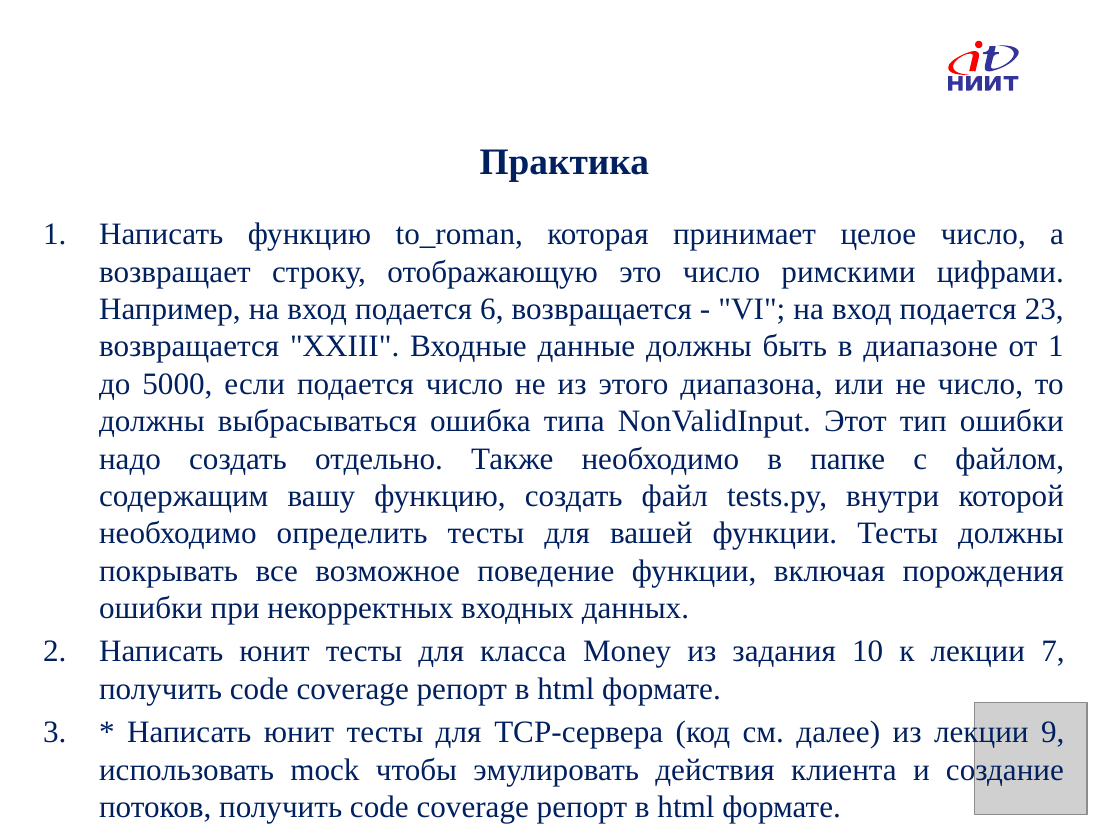
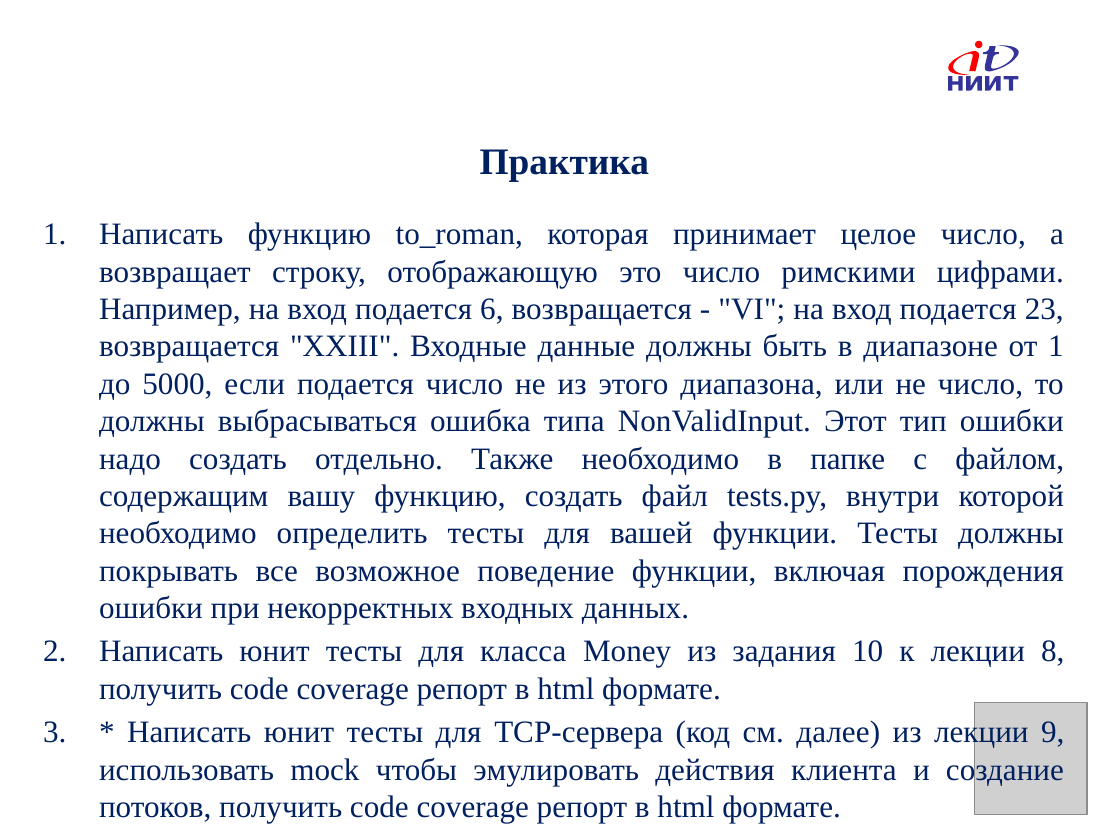
Before and after one commit to IlyaOrlov/PythonCourse, a slide deck: slide 47 of Lectures/PyLec_12.pptx. Drawn at 1120x840 pixels with LibreOffice and Linux fonts; fonts in the diff are those of the drawing; grey boxes stand for pictures; background and template pictures are left out. Boxes give left, top, right and bottom in pixels: in the first picture for what was removed or moved away, otherwise in the second. Text is boxed around its words. In the diff, an @@ line names an element or a change of style, - is before the commit and + after.

```diff
--- a/Lectures/PyLec_12.pptx
+++ b/Lectures/PyLec_12.pptx
@@ text at [99, 640, 1064, 705]: text changed @@
-2. Написать юнит тесты для класса Money из задания 10 к лекции 7, получить code coverage репорт в html формате.
+2. Написать юнит тесты для класса Money из задания 10 к лекции 8, получить code coverage репорт в html формате.
```
Also in this commit, not shown: 1 other file.
